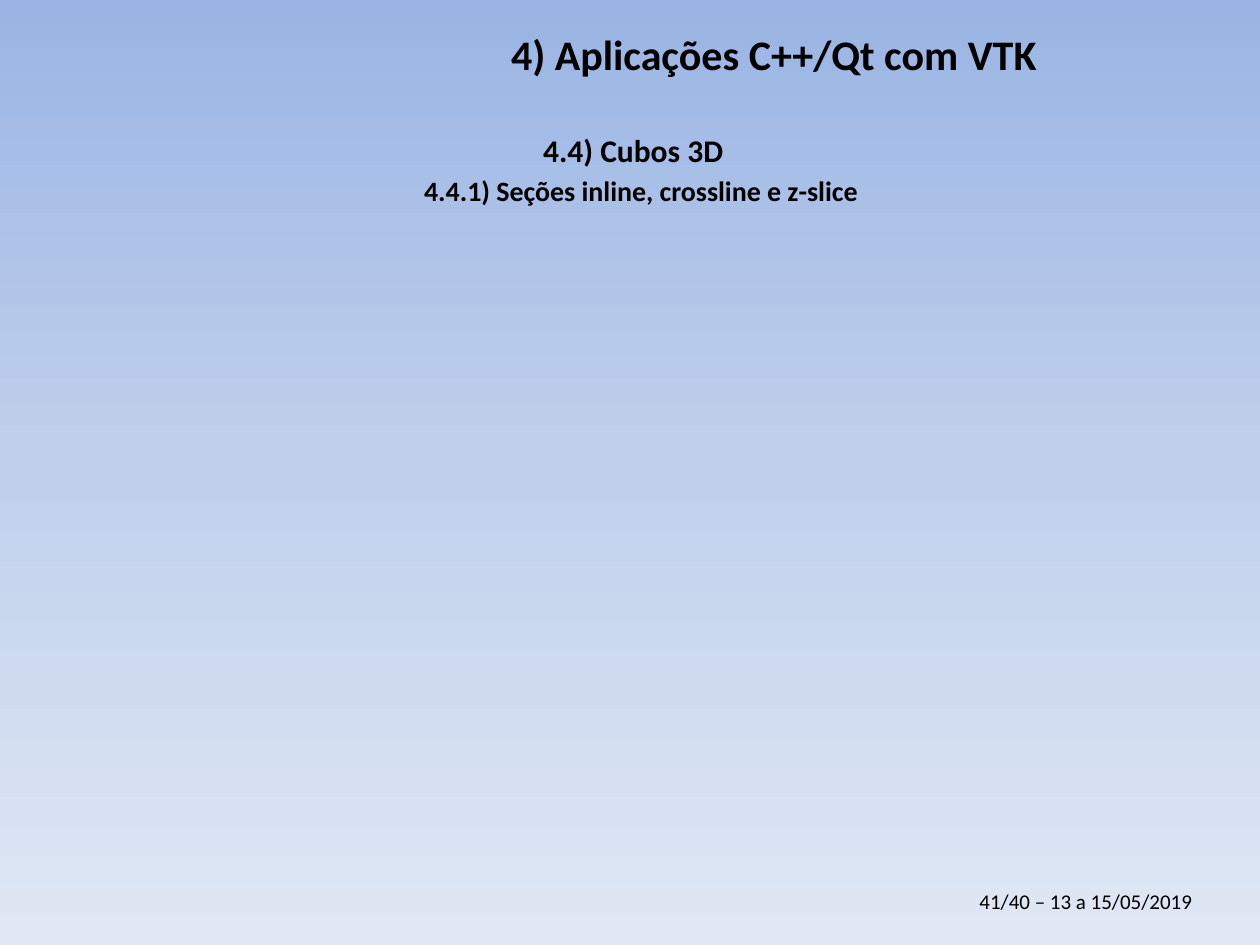
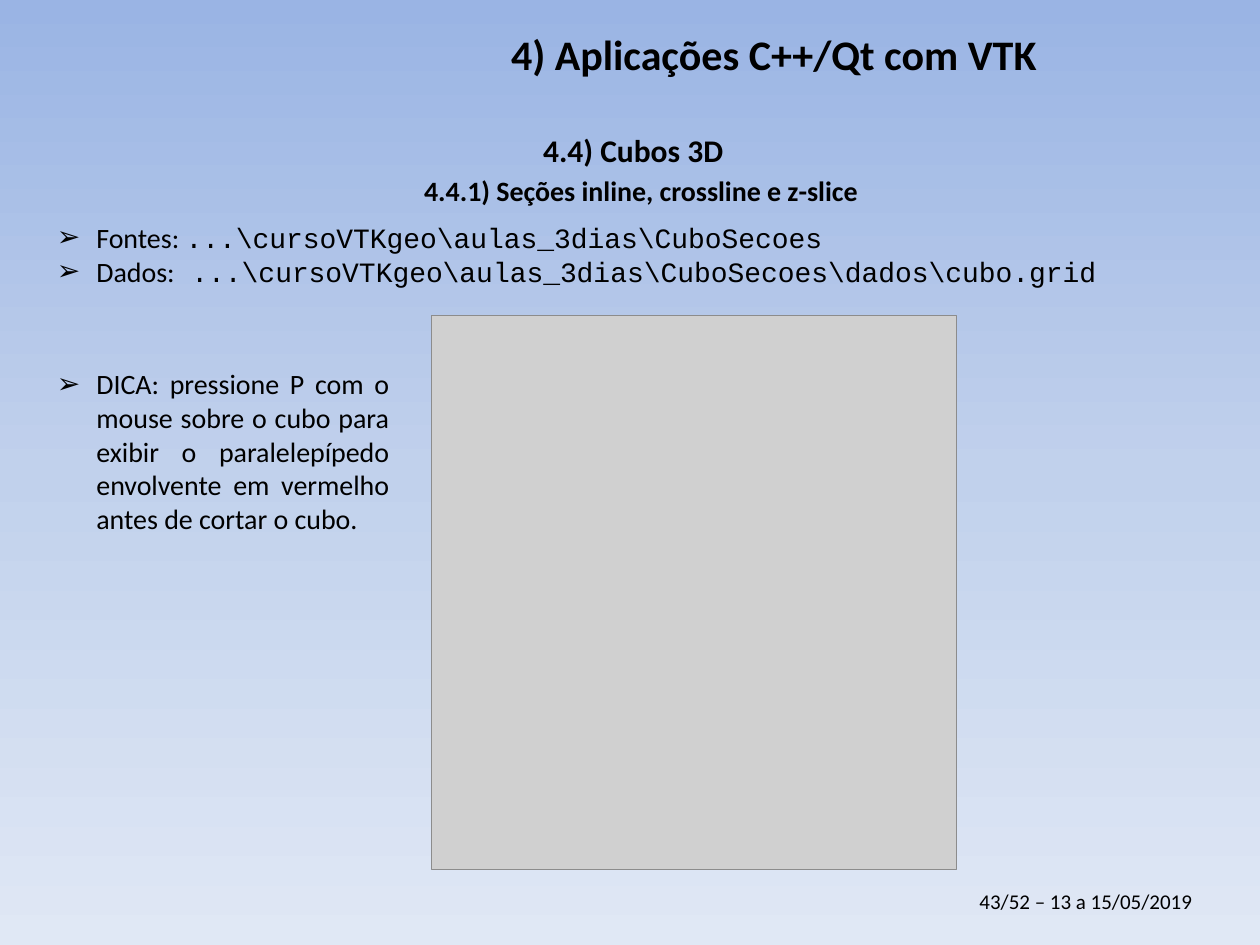
Before and after one commit to PauloCarvalhoRJ/cursoVTKgeo, a slide deck: slide 43 of aulas_3dias/slides_3dias.pptx (slide 41 before the commit). Drawn at 1260x945 pixels with LibreOffice and Linux fonts; fonts in the diff are those of the drawing; grey boxes stand for pictures; background and template pictures are left out. Boxes give left, top, right and bottom in pixels: in the first picture for what was removed or moved away, otherwise in the second. Text is boxed around its words. In the diff, an @@ line names an element or a change of style, - is before the commit and + after.

```diff
--- a/aulas_3dias/slides_3dias.pptx
+++ b/aulas_3dias/slides_3dias.pptx
@@ text added at [96,228,1096,288], 16 pt, text #000000 @@
+➢ Fontes: ...\cursoVTKgeo\aulas_3dias\CuboSecoes
+➢ Dados: ...\cursoVTKgeo\aulas_3dias\CuboSecoes\dados\cubo.grid
@@ picture added at [432,315,956,869] @@
@@ text added at [96,374,389,530], 16 pt, text #000000 @@
+➢ DICA: pressione P com o mouse sobre o cubo para exibir o paralelepípedo envolvente em vermelho antes de cortar o cubo.
@@ text at [979,894,1192,910]: text changed @@
-41/40 – 13 a 15/05/2019
+43/52 – 13 a 15/05/2019
```
Also in this commit, not shown: 5 other slides changed, 2 slides added.
